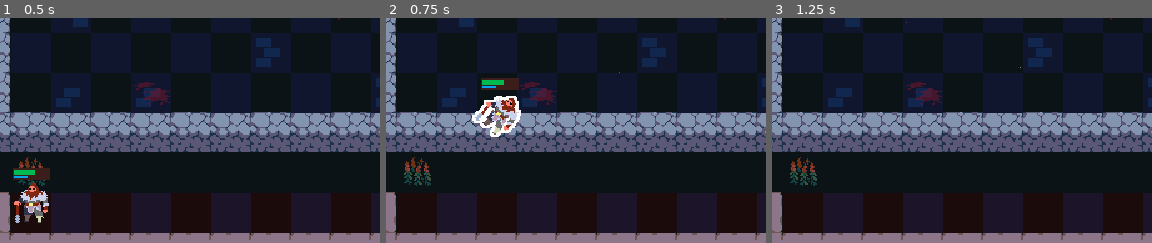
Above: before the commit, frames 1-3 (left to right).
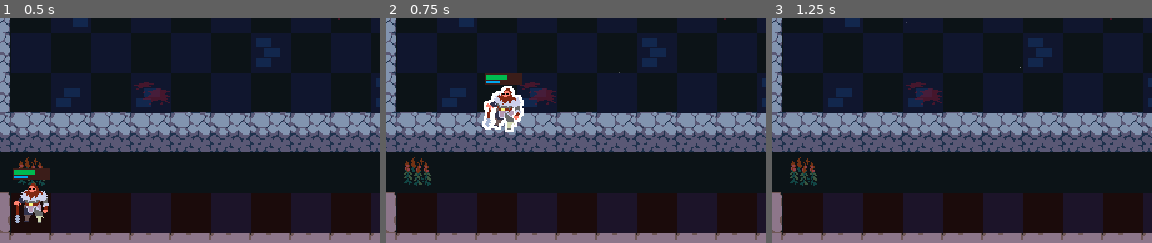
Above: after the commit, the same moments.

Repository: hanmi255/AutoBattler
Game: Godot game, scene res://scenes/arena/arena.tscn
Two runs of this game, one before a commit and one after it. Both use one fixed random seed, a clock stepped at 60 frames per second and the inputs below.
Inputs (mouse positions are % of the whole screen's width and height, from its top left):
- Up to frame 1 (0.5 s): no input
- Up to frame 2 (0.75 s): tap Enter at 0.5 s; drag from (24, 91) to (58, 28) at 0.52 s
- Up to frame 3 (1.25 s): no input
The pictures show only the part of the screen within x 20-70%, y 50-100%; the shares and areas given below are measured in that part.

Frame 1 is identical in both runs. In frame 2, 2.1% of the frame differs, in the area x 22-37%, y 24-53%; in frame 3, nothing differs.

Commit message:
fix(components): 重构拖拽组件并优化相关功能
- 移除拖拽时的缓动效果，改为直接跟随鼠标位置

Diff:
--- a/components/drag_and_drop.gd
+++ b/components/drag_and_drop.gd
@@ -1,25 +1,27 @@
 class_name DragAndDrop
 extends Node
 
-signal drag_canceled(start_pos: Vector2)
+signal drag_canceled(starting_position: Vector2)
 signal drag_started
-signal dropped(start_pos: Vector2)
+signal dropped(starting_position: Vector2)
 
 @export var enabled: bool = true
 @export var target: Area2D
 
-var start_pos: Vector2
+var starting_position: Vector2
 var offset := Vector2.ZERO
 var dragging := false
 
+
 func _ready() -> void:
-	assert(target, "DragAndDrop: target not set")
+	assert(target, "No target set for DragAndDrop Component!")
 	target.input_event.connect(_on_target_input_event.unbind(1))
+
 
 func _process(_delta: float) -> void:
 	if dragging and target:
-		var tween := create_tween()
-		tween.tween_property(target, "global_position", target.get_global_mouse_position() + offset, 0.2).set_trans(Tween.TRANS_BACK).set_ease(Tween.EASE_OUT)
+		target.global_position = target.get_global_mouse_position() + offset
+
 
 func _input(event: InputEvent) -> void:
 	if dragging and event.is_action_pressed("cancel_drag"):
@@ -27,27 +29,31 @@
 	elif dragging and event.is_action_released("select"):
 		_drop()
 
+
 func _end_dragging() -> void:
 	dragging = false
 	target.remove_from_group("dragging")
 	target.z_index = 0
 
+
 func _cancel_dragging() -> void:
 	_end_dragging()
-	drag_canceled.emit(start_pos)
+	drag_canceled.emit(starting_position)
+
 
 func _start_dragging() -> void:
 	dragging = true
-	start_pos = target.global_position
+	starting_position = target.global_position
 	target.add_to_group("dragging")
-	# 确保拖拽的节点在最上层
 	target.z_index = 99
 	offset = target.global_position - target.get_global_mouse_position()
 	drag_started.emit()
 
+
 func _drop() -> void:
 	_end_dragging()
-	dropped.emit(start_pos)
+	dropped.emit(starting_position)
+
 
 func _on_target_input_event(_viewport: Node, event: InputEvent) -> void:
 	var can_start_dragging := enabled and not dragging and not _has_other_dragging_object()
@@ -55,5 +61,6 @@
 	if can_start_dragging and event.is_action_pressed("select"):
 		_start_dragging()
 
+
 func _has_other_dragging_object() -> bool:
 	return get_tree().get_first_node_in_group("dragging") != null
--- a/components/outline_highlighter.gd
+++ b/components/outline_highlighter.gd
@@ -5,11 +5,14 @@
 @export var outline_color: Color
 @export_range(1, 10) var outline_thickness: int
 
-func _ready():
+
+func _ready() -> void:
 	visuals.material.set_shader_parameter("line_color", outline_color)
+
+
+func clear_highlight() -> void:
+	visuals.material.set_shader_parameter("line_thickness", 0)
+
 
 func highlight() -> void:
 	visuals.material.set_shader_parameter("line_thickness", outline_thickness)
-
-func clear_highlight() -> void:
-	visuals.material.set_shader_parameter("line_thickness", 0)
--- a/components/velocity_based_rotation.gd
+++ b/components/velocity_based_rotation.gd
@@ -1,7 +1,7 @@
 class_name VelocityBasedRotation
 extends Node
 
-@export var enabled := true: set = _set_enabled
+@export var enabled: bool = true: set = _set_enabled
 @export var target: Node2D
 @export_range(0.25, 1.5) var lerp_seconds := 0.4
 @export var rotation_multiplier := 120
@@ -13,26 +13,29 @@
 var progress: float
 var time_elapsed := 0.0
 
-func _process(delta: float):
-    if not enabled or not target:
-        return
 
-    velocity = target.global_position - last_pos
-    last_pos = target.global_position
-    progress = time_elapsed / lerp_seconds
+func _process(delta: float) -> void:
+	if not enabled or not target:
+		return
 
-    if abs(velocity.x) > x_velocity_threshold:
-        angle = velocity.normalized().x * rotation_multiplier * delta
-    else:
-        angle = 0.0
+	velocity = target.global_position - last_pos
+	last_pos = target.global_position
+	progress = time_elapsed / lerp_seconds
 
-    target.rotation = lerp_angle(target.rotation, angle, progress)
-    time_elapsed += delta
+	if abs(velocity.x) > x_velocity_threshold:
+		angle = velocity.normalized().x * rotation_multiplier * delta
+	else:
+		angle = 0.0
 
-    if progress >= 1.0:
-        time_elapsed = 0.0
+	target.rotation = lerp_angle(target.rotation, angle, progress)
+	time_elapsed += delta
 
-func _set_enabled(value: bool):
-    enabled = value
-    if target and enabled == false:
-        time_elapsed = 0.0
+	if progress > 1.0:
+		time_elapsed = 0.0
+
+
+func _set_enabled(value: bool) -> void:
+	enabled = value
+
+	if target and enabled == false:
+		target.rotation = 0.0
--- a/data/units/units_stats.gd
+++ b/data/units/units_stats.gd
@@ -20,4 +20,4 @@
 @export var skin_coordinates: Vector2i
 
 func _to_string() -> String:
-    return name
+	return name
--- a/scripts/unit/unit.gd
+++ b/scripts/unit/unit.gd
@@ -4,20 +4,23 @@
 
 @export var stats: UnitsStats: set = set_stats
 
-@onready var skin: Sprite2D = %Skin
+@onready var skin: Sprite2D = $Visuals/Skin
 @onready var health_bar: ProgressBar = $HealthBar
 @onready var mana_bar: ProgressBar = $ManaBar
 @onready var drag_and_drop: DragAndDrop = $DragAndDrop
 @onready var velocity_based_rotation: VelocityBasedRotation = $VelocityBasedRotation
 @onready var outline_highlighter: OutlineHighlighter = $OutlineHighlighter
 
-func _ready():
+
+func _ready() -> void:
 	if not Engine.is_editor_hint():
 		drag_and_drop.drag_started.connect(_on_drag_started)
 		drag_and_drop.drag_canceled.connect(_on_drag_canceled)
 
+
 func set_stats(value: UnitsStats) -> void:
 	stats = value
+
 	if value == null:
 		return
 
@@ -26,16 +29,19 @@
 
 	skin.region_rect.position = Vector2(stats.skin_coordinates) * Arena.CELL_SIZE
 
-# 需要重置旋转和单元位置
-func reset_after_dragging(start_pos: Vector2) -> void:
+# 需要重置位置
+func reset_after_dragging(starting_position: Vector2) -> void:
 	velocity_based_rotation.enabled = false
-	global_position = start_pos
+	global_position = starting_position
+
 
 func _on_drag_started() -> void:
 	velocity_based_rotation.enabled = true
 
-func _on_drag_canceled(start_pos: Vector2) -> void:
-	reset_after_dragging(start_pos)
+
+func _on_drag_canceled(starting_position: Vector2) -> void:
+	reset_after_dragging(starting_position)
+
 
 func _on_mouse_entered() -> void:
 	if drag_and_drop.dragging:
@@ -44,6 +50,7 @@
 	outline_highlighter.highlight()
 	z_index = 1
 
+
 func _on_mouse_exited() -> void:
 	if drag_and_drop.dragging:
 		return
